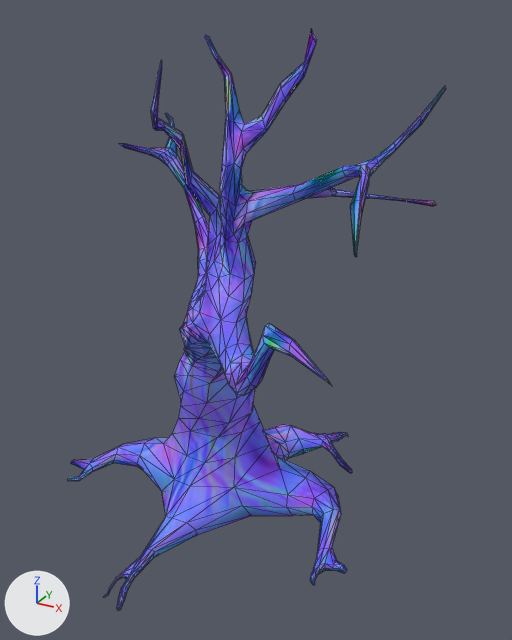
The glTF model public/assets/models/tree-dead.glb as it was, and as the next commit left it.
Both versions are drawn from a 50 mm camera at (65.7, -117.4, 100.6) aimed at (3.8, -4.9, 44.4). The axes (+X, +Y, +Z) are drawn at lower left. The lights are the same throughout. The older version comes first. Mesh edges are drawn as thin lines. Where no turn or scale is listed for an object, it has been applied to the vertices.

Before the edit, the objects in view are built like this:
```python
mat_pcylinder2sg = bpy.data.materials.new('pCylinder2SG')
mat_pcylinder2sg.use_nodes = True; mat_pcylinder2sg.node_tree.nodes.clear()
_N = mat_pcylinder2sg.node_tree.nodes; _L = mat_pcylinder2sg.node_tree.links
n0 = _N.new('ShaderNodeBsdfPrincipled'); n0.name = 'Principled BSDF'
n1 = _N.new('ShaderNodeOutputMaterial'); n1.name = 'Material Output'
n2 = _N.new('ShaderNodeTexImage'); n2.name = 'Image Texture'
n2.image = img_image_0
n3 = _N.new('ShaderNodeNormalMap'); n3.name = 'Normal Map'
n3.uv_map = 'UVMap'
n4 = _N.new('ShaderNodeTexImage'); n4.name = 'Image Texture.001'
n4.image = img_image_2
n5 = _N.new('ShaderNodeTexImage'); n5.name = 'Image Texture.002'
n5.image = img_image_1
_L.new(n0.outputs[0], n1.inputs[0])  # 'BSDF' to 'Surface'
_L.new(n2.outputs[0], n0.inputs[0])  # 'Color' to 'Base Color'
_L.new(n3.outputs[0], n0.inputs[5])  # 'Normal' to 'Normal'
_L.new(n4.outputs[0], n3.inputs[1])  # 'Color' to 'Color'
_L.new(n5.outputs[0], n0.inputs[14])  # 'Color' to 'Specular Tint'
me_object_0 = bpy.data.meshes.new('Object_0')
me_object_0.from_pydata(...)  # 966 vertices, 1928 faces; spans x -41.2..38.2, y -43.6..31.3, z -2.5..97.7
me_object_0.materials.append(mat_pcylinder2sg)
ob_object_2 = bpy.data.objects.new('Object_2', me_object_0)
ob_object_2.location = (0.0, 0.0, 0.0)
```
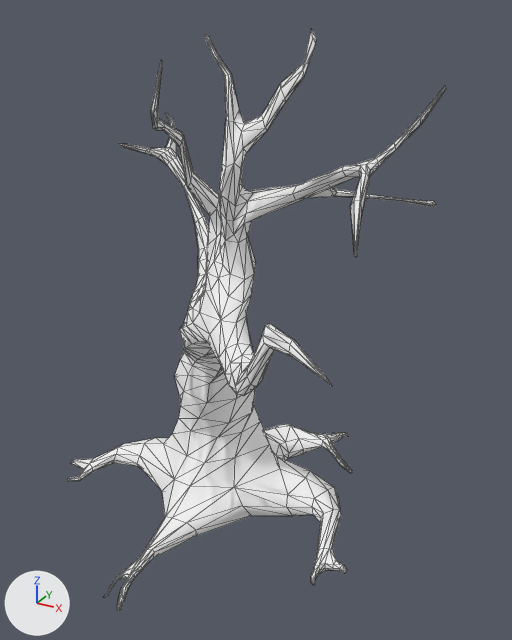
What differs and where, as boxes (x1, y1, x2, y2) in the pictures (512 x 640 px):
'Object_2', surface changed (blue to white)
    both: (68, 29, 446, 611)

Edits to the bpy script that builds the scene:
```text
Change img_image_0:
    img_image_0: load_image('Image_0', '_unpacked/Image_0', 1024, 1024, 'sRGB') -> load_image('Image_0', '_unpacked/Image_0', 1024, 1024, 'Non-Color')
Change mat_pcylinder2sg:
    where n0 = _N.new('ShaderNodeBsdfPrincipled'); n0.name = 'Principled BSDF'
    add n0.inputs[0].default_value = (1.0, 1.0, 1.0, 1.0)  # 'Base Color', white #ffffff
    add n0.inputs[1].default_value = 1.0  # 'Metallic'
    add n0.inputs[2].default_value = 1.0  # 'Roughness'
    add n3 = _N.new('ShaderNodeNormalMap'); n3.name = 'Normal Map'
    add n3.uv_map = 'UVMap'
    remove n3 = _N.new('ShaderNodeNormalMap'); n3.name = 'Normal Map'
    remove n3.uv_map = 'UVMap'
    remove n4 = _N.new('ShaderNodeTexImage'); n4.name = 'Image Texture.001'
    remove n4.image = img_image_2
    remove n5 = _N.new('ShaderNodeTexImage'); n5.name = 'Image Texture.002'
    remove n5.image = img_image_1
    where n2 = _N.new('ShaderNodeTexImage'); n2.name = 'Image Texture'
    remove _L.new(n2.outputs[0], n0.inputs[0])  # 'Color' to 'Base Color'
    remove _L.new(n4.outputs[0], n3.inputs[1])  # 'Color' to 'Color'
    remove _L.new(n5.outputs[0], n0.inputs[14])  # 'Color' to 'Specular Tint'
    add _L.new(n2.outputs[0], n3.inputs[1])  # 'Color' to 'Color'
```
